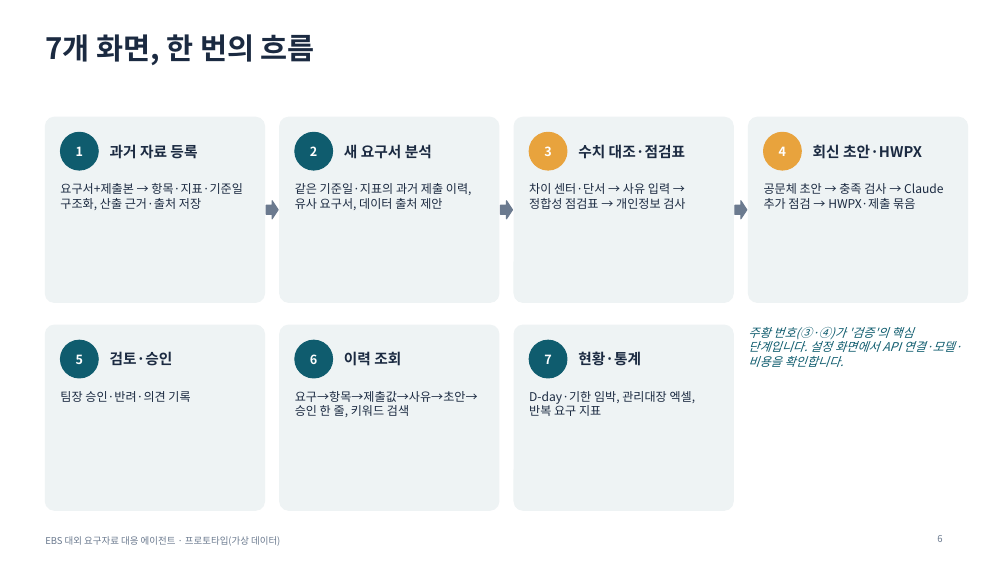
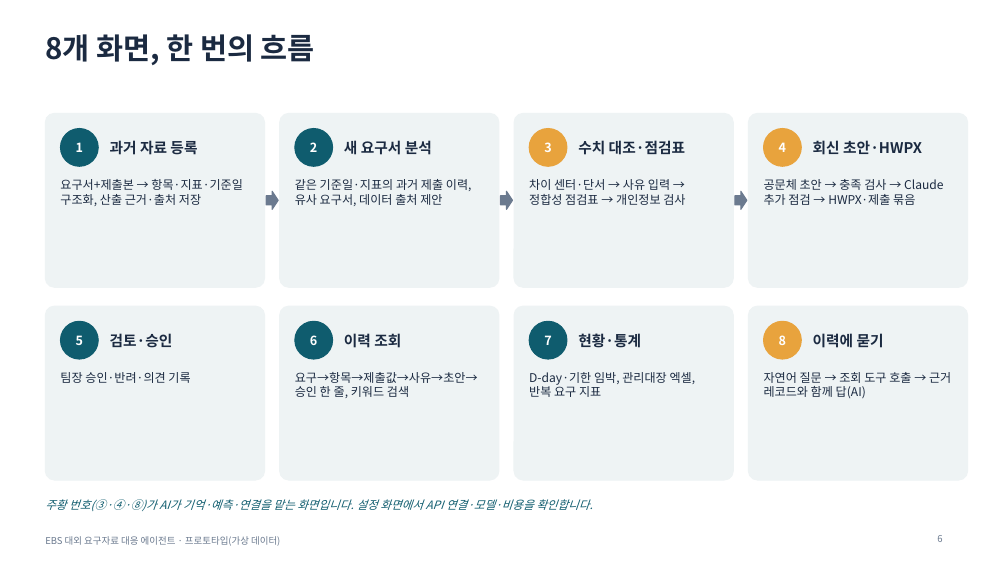
Before and after one commit to lts134/ebsjajucenter, a slide deck: slide 6 of app/docs/발표자료_EBS_요구자료대응에이전트.pptx. Drawn at 1008x567 pixels with LibreOffice and Linux fonts; fonts in the diff are those of the drawing. Boxes give left, top, right and bottom in pixels: in the first picture for what was removed or moved away, otherwise in the second. Text is boxed around its words. In the diff, an @@ line names an element or a change of style, - is before the commit and + after.

```diff
--- a/app/docs/발표자료_EBS_요구자료대응에이전트.pptx
+++ b/app/docs/발표자료_EBS_요구자료대응에이전트.pptx
@@ title at (45,34,315,65): text changed @@
-7개 화면, 한 번의 흐름
+8개 화면, 한 번의 흐름
@@ rounded rectangle: place and size @@
-rounded rectangle at (45,117,265,302)
+rounded rectangle at (45,113,265,287)
@@ rounded rectangle: place and size @@
-rounded rectangle at (280,117,499,302)
+rounded rectangle at (280,113,499,287)
@@ rounded rectangle: place and size @@
-rounded rectangle at (514,117,734,302)
+rounded rectangle at (514,113,734,287)
@@ rounded rectangle: place and size @@
-rounded rectangle at (749,117,968,302)
+rounded rectangle at (749,113,968,287)
@@ 8 texts, 4 ellipses: place and size @@
-8 texts, 4 ellipses at (60,132,922,170)
+8 texts, 4 ellipses at (60,129,922,166)
@@ text "요구서+제출본 → 항목·지표·기준일 구조화, 산출 ...": place and size @@
-text "요구서+제출본 → 항목·지표·기준일 구조화, 산출 ..." at (60,183,242,210)
+text "요구서+제출본 → 항목·지표·기준일 구조화, 산출 ..." at (60,179,242,206)
@@ text "같은 기준일·지표의 과거 제출 이력, ...": place and size @@
-text "같은 기준일·지표의 과거 제출 이력, ..." at (295,183,472,210)
+text "같은 기준일·지표의 과거 제출 이력, ..." at (295,179,472,206)
@@ text "차이 센터·단서 → 사유 입력 ...": place and size @@
-text "차이 센터·단서 → 사유 입력 ..." at (529,183,685,209)
+text "차이 센터·단서 → 사유 입력 ..." at (529,179,685,205)
@@ text "공문체 초안 → 충족 검사 ...": place and size @@
-text "공문체 초안 → 충족 검사 ..." at (764,183,943,209)
+text "공문체 초안 → 충족 검사 ..." at (764,179,943,205)
@@ 3 right arrows: place and size @@
-3 right arrows at (266,200,747,219)
+3 right arrows at (266,191,747,209)
@@ rounded rectangle: place and size @@
-rounded rectangle at (45,325,265,510)
+rounded rectangle at (45,306,265,480)
@@ rounded rectangle: place and size @@
-rounded rectangle at (280,325,499,510)
+rounded rectangle at (280,306,499,480)
@@ proportions changed in 7 elements at (45,113,265,287), (280,113,499,287), (514,113,734,287), (749,113,968,287), (45,306,265,480), (280,306,499,480), (514,306,734,480) @@
@@ rounded rectangle: place and size @@
-rounded rectangle at (514,325,734,510)
+rounded rectangle at (514,306,734,480)
@@ 6 texts, 3 ellipses: place and size @@
-6 texts, 3 ellipses at (60,340,641,378)
+6 texts, 3 ellipses at (60,321,641,359)
@@ rounded rectangle added at (749,306,968,480), fill #EEF3F4, outline #EEF3F4 1 pt @@
@@ ellipse added at (764,321,802,359), fill #E8A33D, outline #E8A33D 1 pt @@
@@ text added at (779,335,786,345), 12 pt, text #FFFFFF, bold @@
+8
@@ text added at (813,333,884,348), 14 pt, text #1B2A41, bold @@
+이력에 묻기
@@ text "팀장 승인·반려·의견 기록": place and size @@
-text "팀장 승인·반려·의견 기록" at (60,391,190,402)
+text "팀장 승인·반려·의견 기록" at (60,372,190,383)
@@ text "요구→항목→제출값→사유→초안→승인 한 줄, 키워드 검색": place and size @@
-text "요구→항목→제출값→사유→초안→승인 한 줄, 키워드 검색" at (295,391,478,417)
+text "요구→항목→제출값→사유→초안→승인 한 줄, 키워드 검색" at (295,372,478,398)
@@ text "D-day·기한 임박, 관리대장 엑셀, 반복 ...": place and size @@
-text "D-day·기한 임박, 관리대장 엑셀, 반복 ..." at (529,391,696,416)
+text "D-day·기한 임박, 관리대장 엑셀, 반복 ..." at (529,372,696,397)
@@ text added at (764,372,951,398), 11.5 pt, text #1B2A41 @@
+자연어 질문 → 조회 도구 호출 → 근거 레코드와 함께 답(AI)
@@ text at (45,499,593,511): text changed; size 11.5 to 11 pt @@
-주황 번호(③·④)가 '검증'의 핵심 단계입니다. 설정 화면에서 API 연결·모델·비용을 확인합니다.
+주황 번호(③·④·⑧)가 AI가 기억·예측·연결을 맡는 화면입니다. 설정 화면에서 API 연결·모델·비용을 확인합니다.
@@ text "주황 번호(③·④·⑧)가 AI가 기억·예측·연결을 맡는 ..." at (45,499,593,511): vertical alignment top to middle @@
```
Also in this commit, not shown: 7 other slides changed, 2 slides added, 40 other files.
